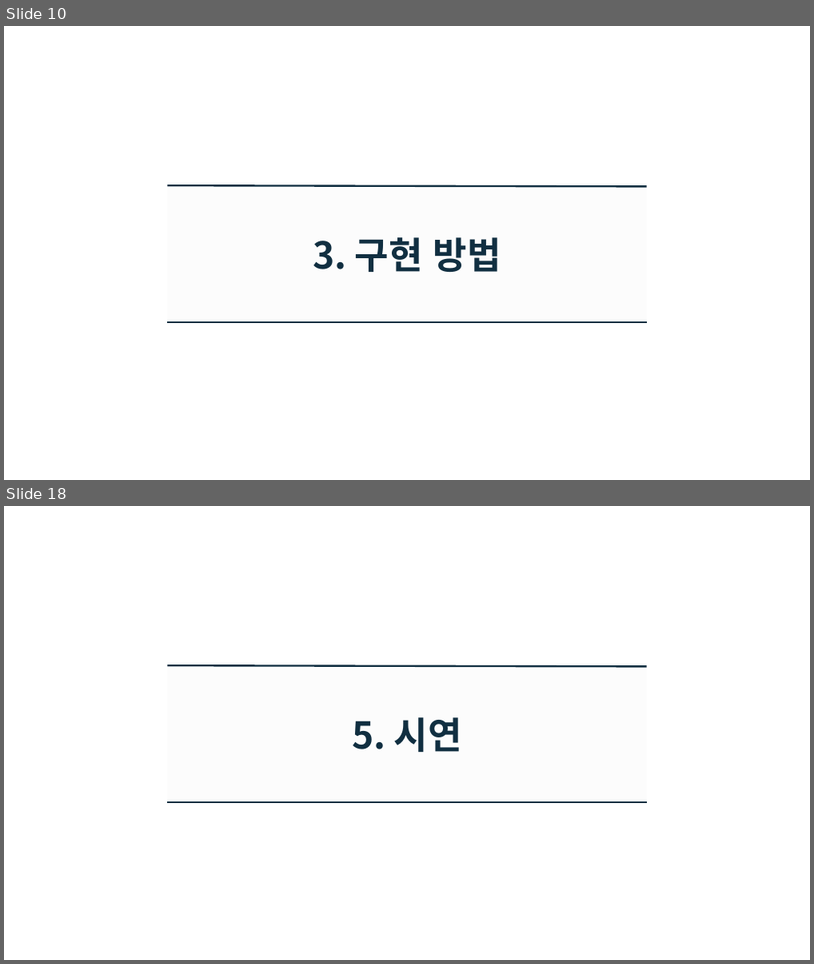
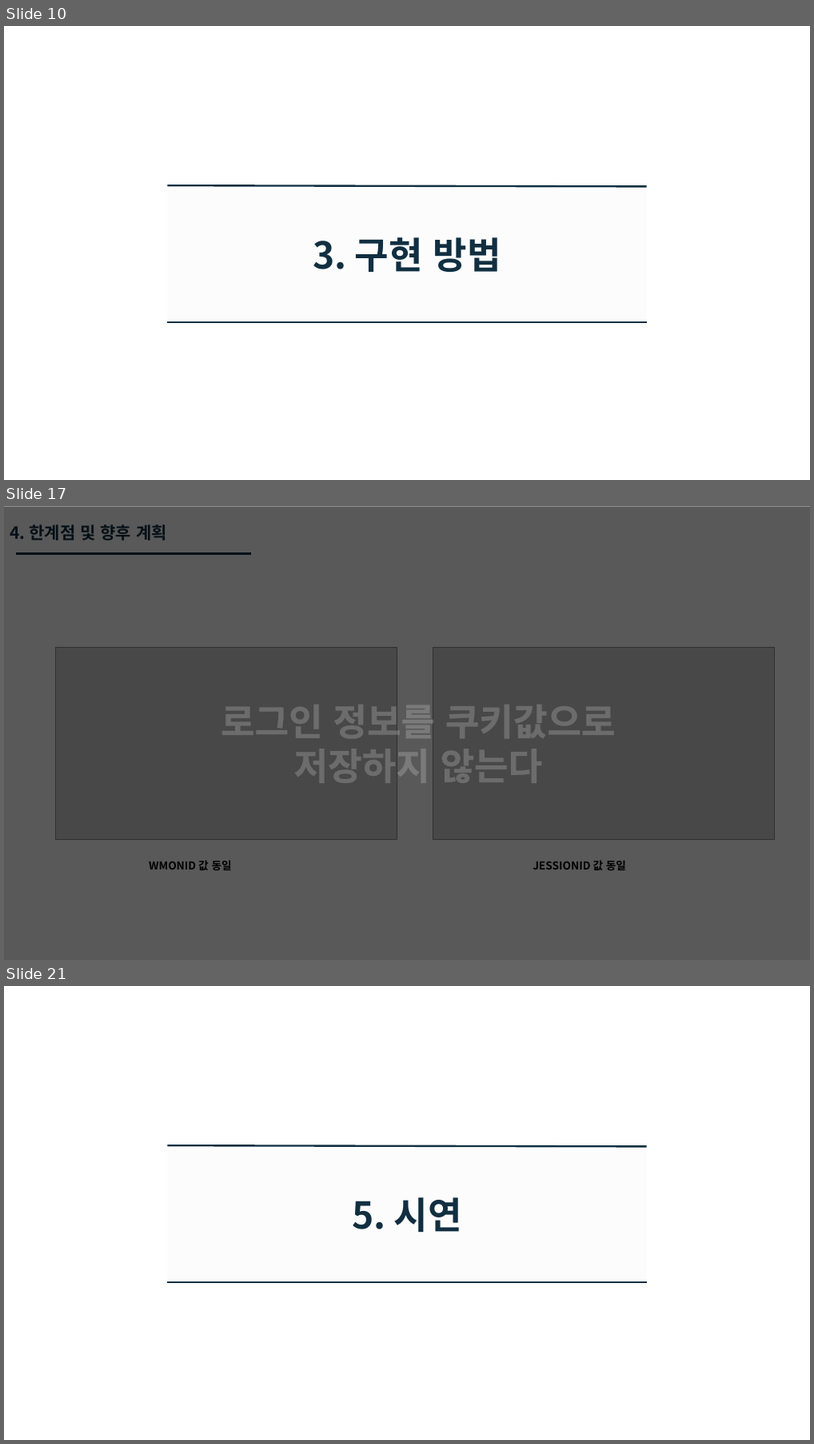
Before and after one commit to GyuhoLee/MPP, a slide deck: doc/모바일프로그래밍 발표.pptx. Shown one above the other, each under a label of ours: slides 10 and 18 before the commit, slides 10, 17 and 21 after it; the slides between them are not shown. The pictures are 814x964 and 814x1444 pixels, drawn with LibreOffice and Linux fonts; fonts in the diff are those of the drawing; grey boxes stand for pictures; background and template pictures are left out. Boxes give left, top, right and bottom in pixels: in the first picture for what was removed or moved away, otherwise in the second. Text is boxed around its words. In the diff, an @@ line names an element or a change of style, - is before the commit and + after.

```diff
--- a/doc/모바일프로그래밍 발표.pptx
+++ b/doc/모바일프로그래밍 발표.pptx
@@ slide 17 added at (x1=4, y1=506, x2=810, y2=960), background #FFFFFF @@
@@ rectangle added at (x1=4, y1=506, x2=810, y2=960), fill #000000 at 65% opacity @@
@@ text added at (x1=10, y1=524, x2=167, y2=540), 20 pt, text #112F41, bold @@
+4. 한계점 및 향후 계획
@@ line added from (16, 554) to (251, 554), #112F41 2.25 pt @@
@@ picture added at (x1=56, y1=648, x2=398, y2=840) @@
@@ picture added at (x1=434, y1=647, x2=775, y2=840) @@
@@ text added at (x1=221, y1=692, x2=615, y2=790), 44 pt, text #FFFFFF, bold @@
+로그인 정보를 쿠키값으로 저장하지 않는다
@@ text added at (x1=149, y1=860, x2=232, y2=870), 13 pt, text #000000, bold @@
+WMONID 값 동일
@@ text added at (x1=533, y1=860, x2=626, y2=870), 13 pt, text #000000, bold @@
+JESSIONID 값 동일
@@ what was slide 18 is now slide 21 @@
```
Also in this commit, not shown: 3 slides changed, 8 other slides added, 7 slides removed.
